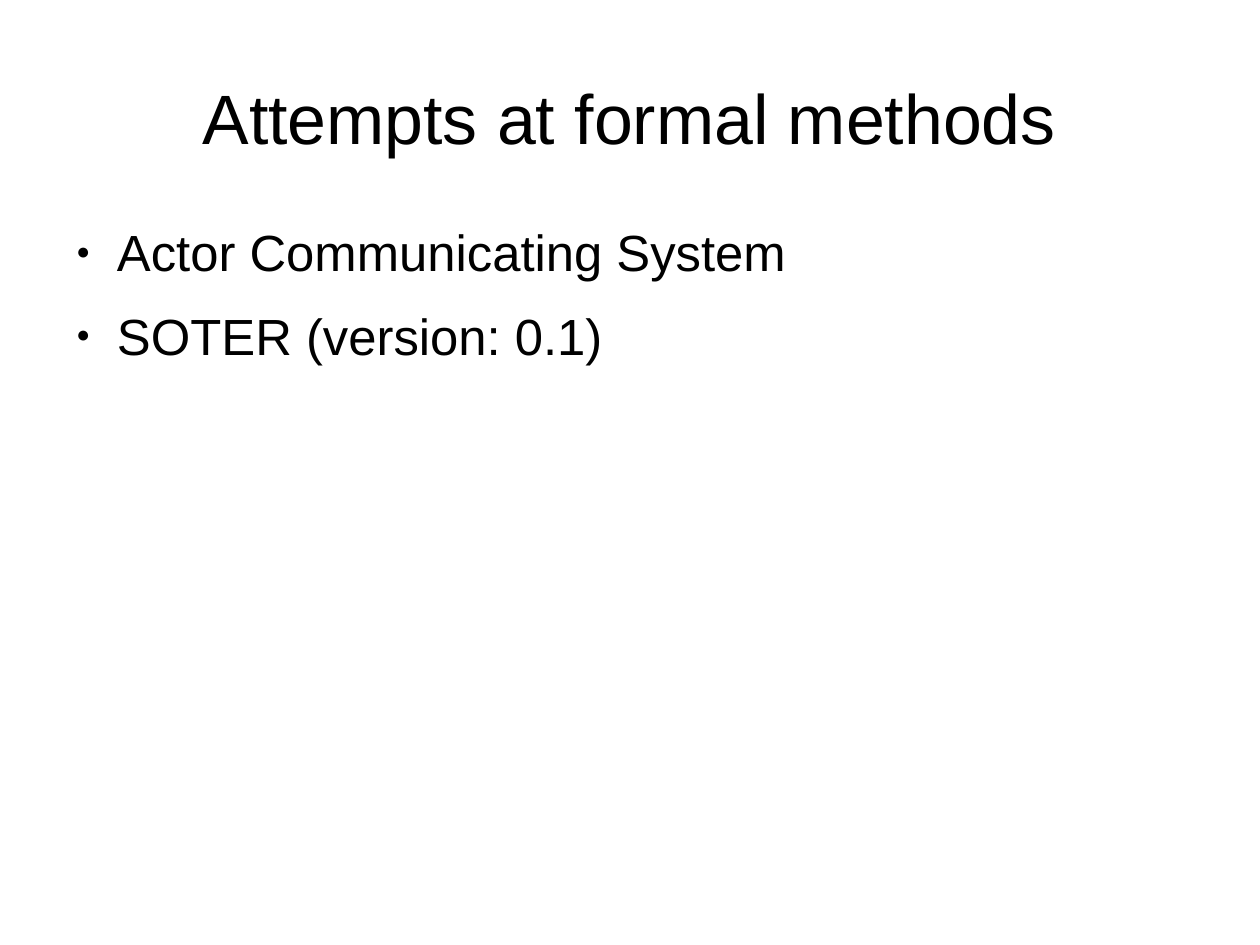
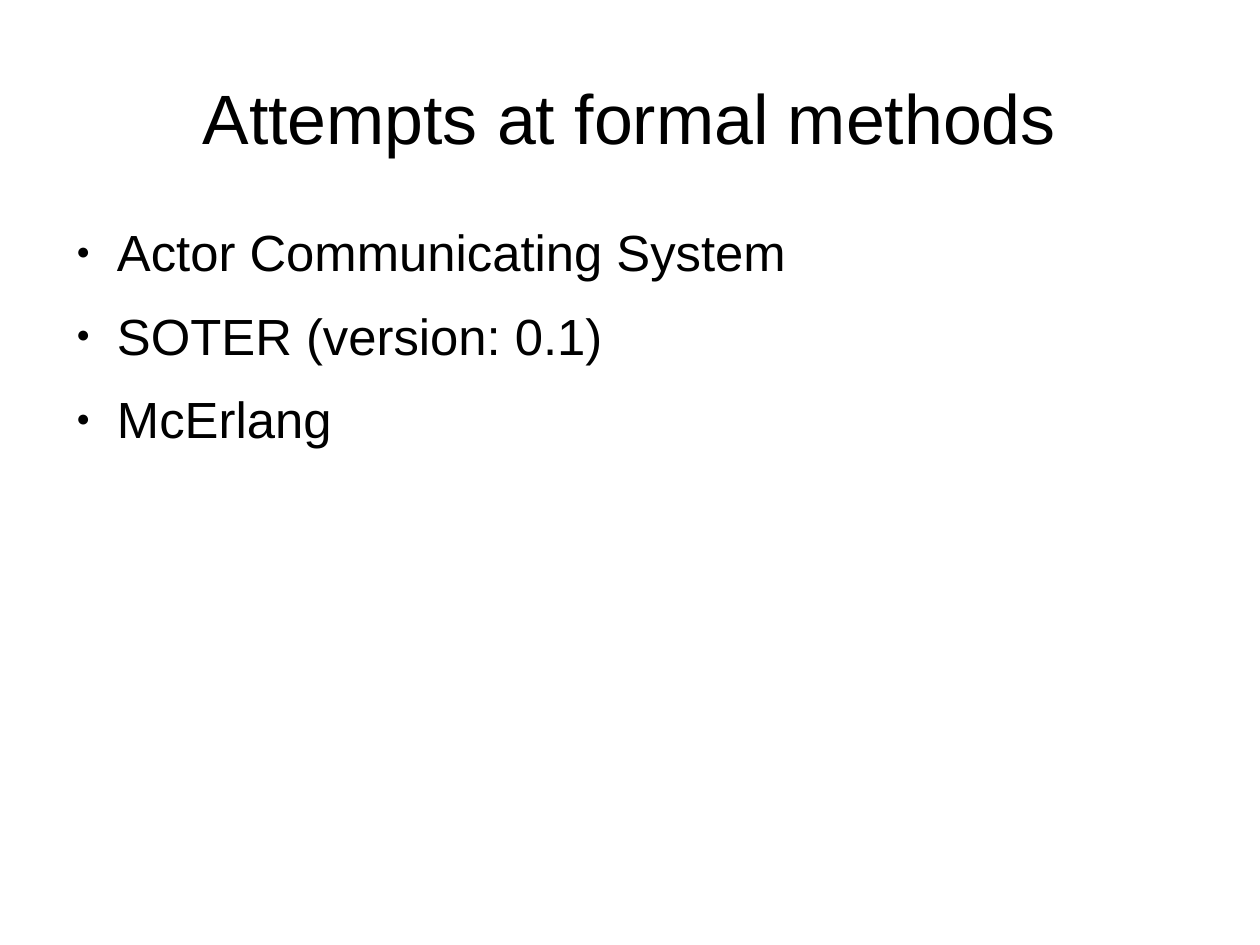
Before and after one commit to tormeh/sanntidpres, a slide deck: slide 5 of Actor model verification talk.odp. Drawn at 1260x945 pixels with LibreOffice and Linux fonts; fonts in the diff are those of the drawing. Boxes give left, top, right and bottom in pixels: in the first picture for what was removed or moved away, otherwise in the second. Text is boxed around its words. In the diff, an @@ line names an element or a change of style, - is before the commit and + after.

Commit message:
added erlang

```diff
--- a/Actor model verification talk.odp
+++ b/Actor model verification talk.odp
@@ text at <box>117,401,332,449</box>: paragraph added @@
+● McErlang
```
Also in this commit, not shown: 2 other files.
